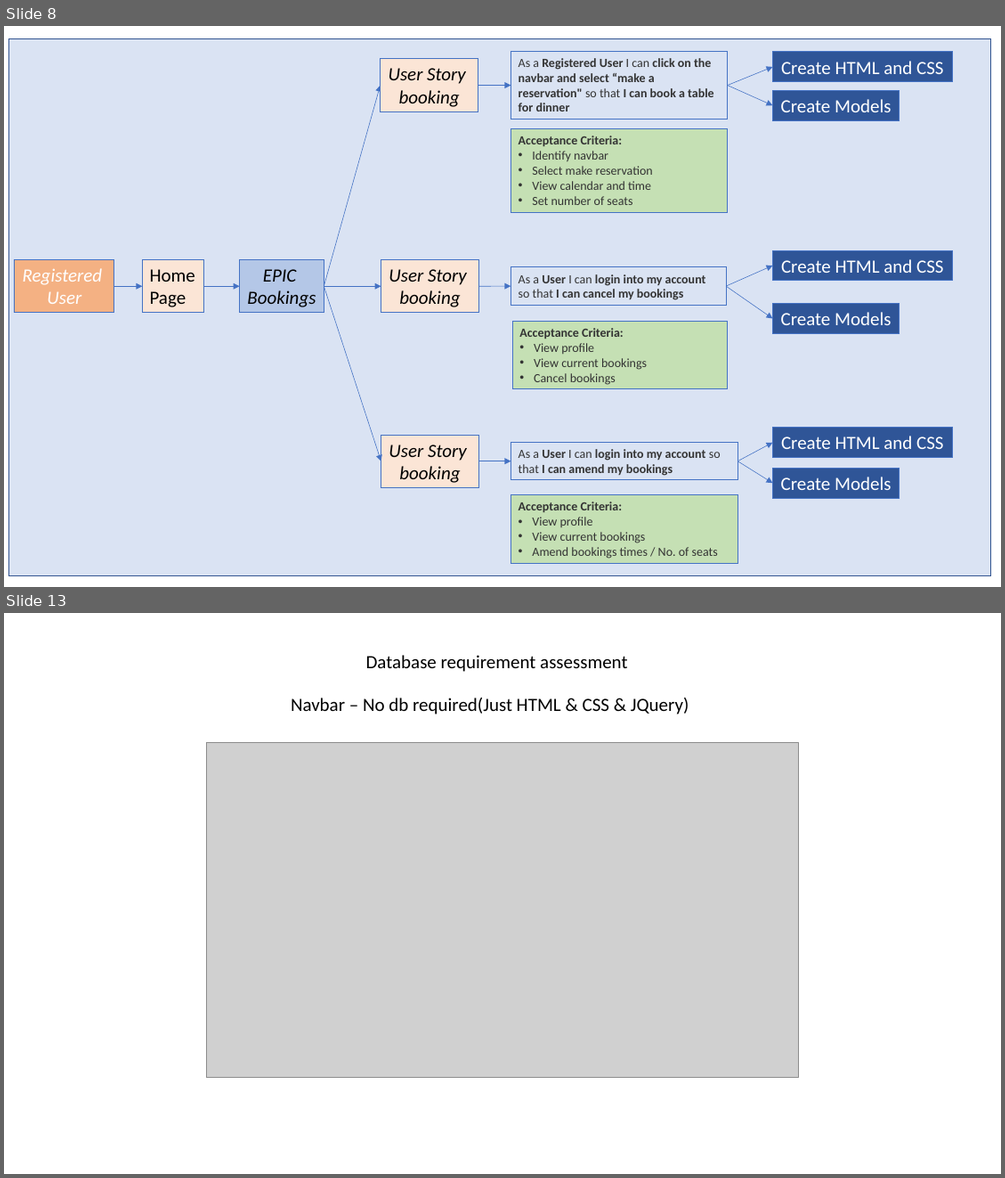
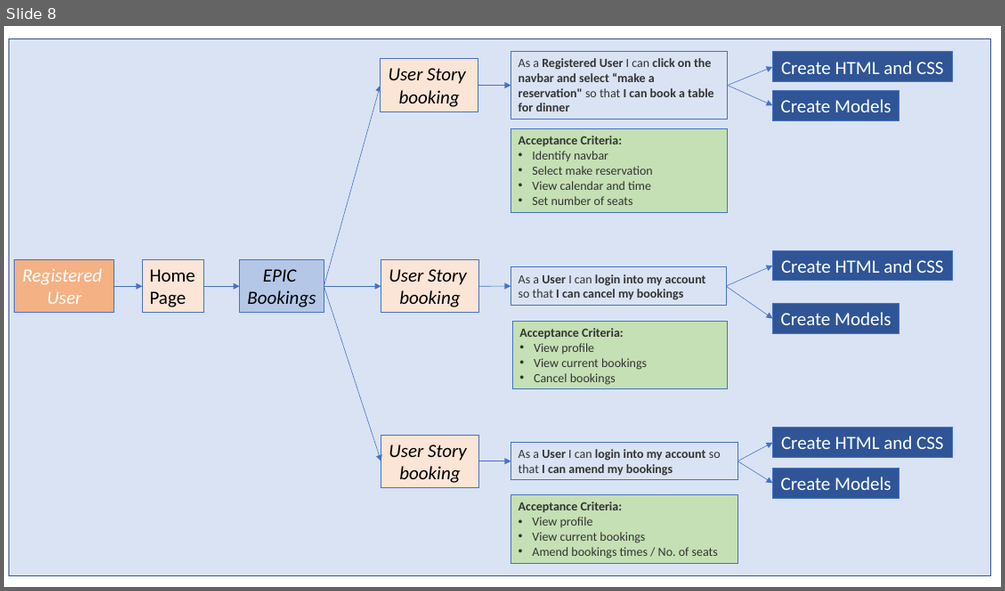
Before and after one commit to RicardoIT-Web/diners-3star-restaurant, a slide deck: media/agile_methodology/Diners-3Star-Restaurant_project_Scoping.pptx. Shown one above the other, each under a label of ours: slides 8 and 13 before the commit, slide 8 after it; the slides between them are not shown. The pictures are 1005x1178 and 1005x591 pixels, drawn with LibreOffice and Linux fonts; fonts in the diff are those of the drawing; grey boxes stand for pictures. Boxes give left, top, right and bottom in pixels: in the first picture for what was removed or moved away, otherwise in the second. Text is boxed around its words. In the diff, an @@ line names an element or a change of style, - is before the commit and + after.

```diff
--- a/media/agile_methodology/Diners-3Star-Restaurant_project_Scoping.pptx
+++ b/media/agile_methodology/Diners-3Star-Restaurant_project_Scoping.pptx
@@ slide 13 removed at box(4, 613, 1001, 1174), background #FFFFFF @@
@@ text removed at box(366, 655, 627, 672) @@
-Database requirement assessment
@@ text removed at box(291, 698, 689, 714) @@
-Navbar – No db required(Just HTML & CSS & JQuery)
@@ picture removed at box(207, 742, 799, 1078) @@
```
Also in this commit, not shown: 2 slides changed, 4 other slides removed, 2 other files.
